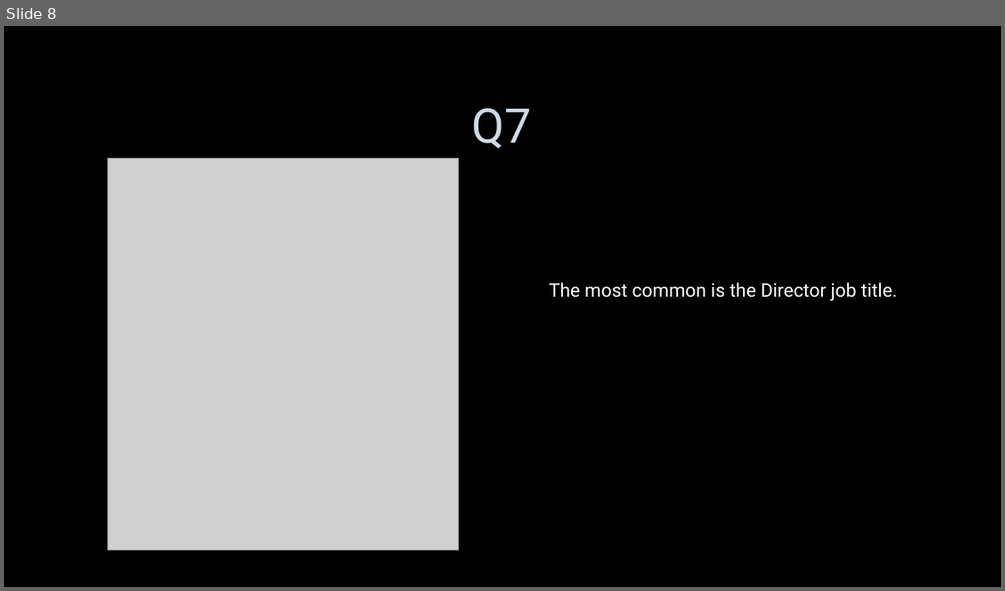
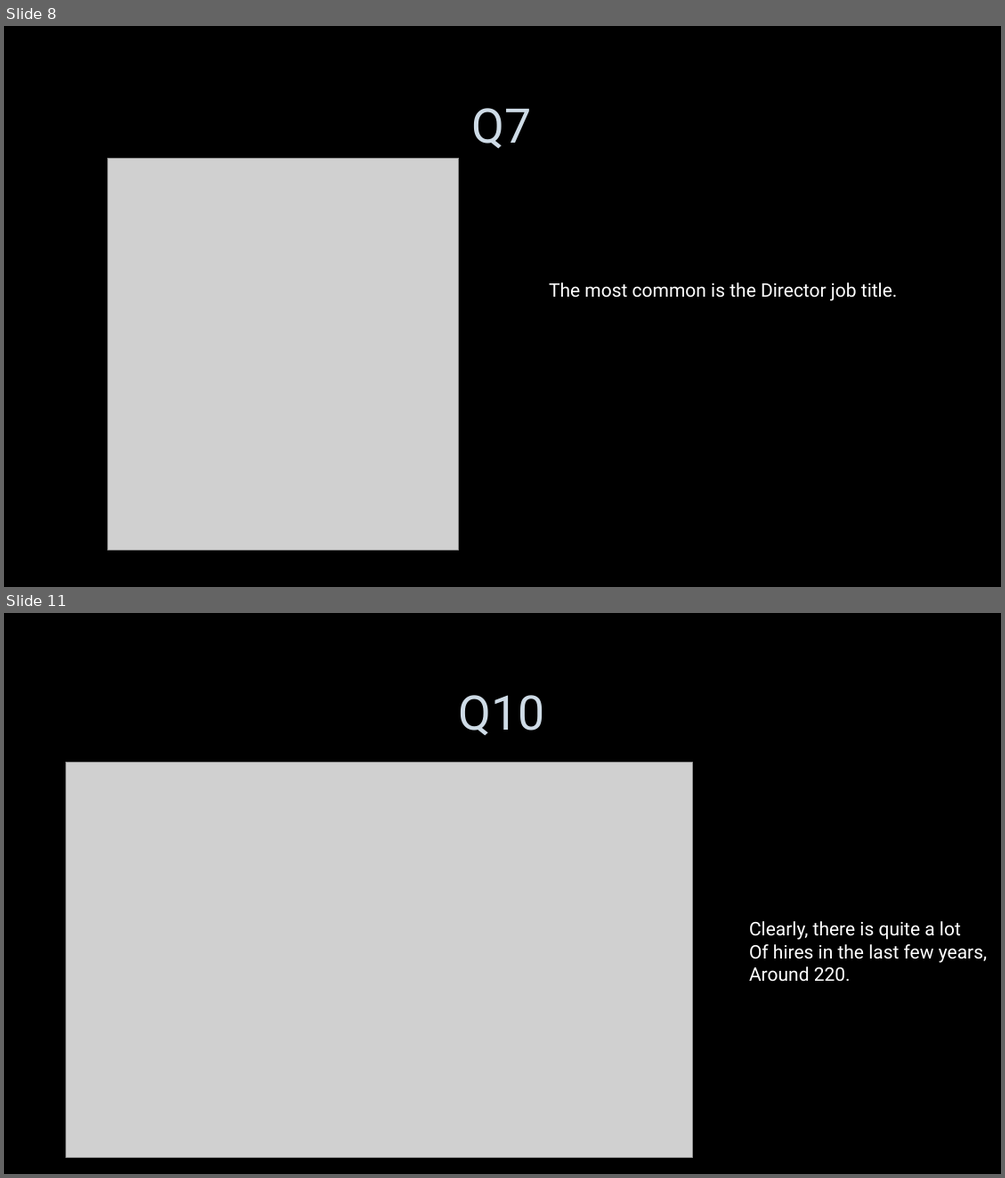
Before and after one commit to SharveshSubhashLV/AssessmentsLV, a slide deck: LVADSUSR187_SharveshSubhash.pptx. Shown one above the other, each under a label of ours: slide 8 before the commit, slides 8 and 11 after it; the slides between them are not shown. The pictures are 1005x591 and 1005x1178 pixels, drawn with LibreOffice and Linux fonts; fonts in the diff are those of the drawing; grey boxes stand for pictures; background and template pictures are left out. Boxes give left, top, right and bottom in pixels: in the first picture for what was removed or moved away, otherwise in the second. Text is boxed around its words. In the diff, an @@ line names an element or a change of style, - is before the commit and + after.

```diff
--- a/LVADSUSR187_SharveshSubhash.pptx
+++ b/LVADSUSR187_SharveshSubhash.pptx
@@ slide 11 added at box(4, 613, 1001, 1174), background picture (left out) @@
@@ title added at box(459, 695, 545, 736), 46 pt, text #CEDBE6 @@
+Q10
@@ picture added at box(65, 762, 692, 1157) @@
@@ text added at box(749, 921, 987, 981), 18 pt, text #FFFFFF @@
+Clearly, there is quite a lot
+Of hires in the last few years,
+Around 220.
```
Also in this commit, not shown: 2 other slides added, 1 slide removed.
